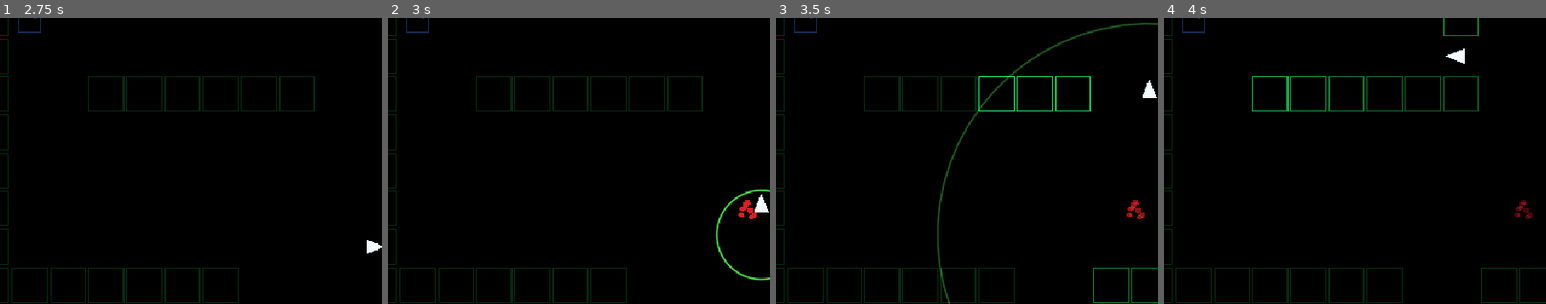
Above: before the commit, frames 1-4 (left to right).
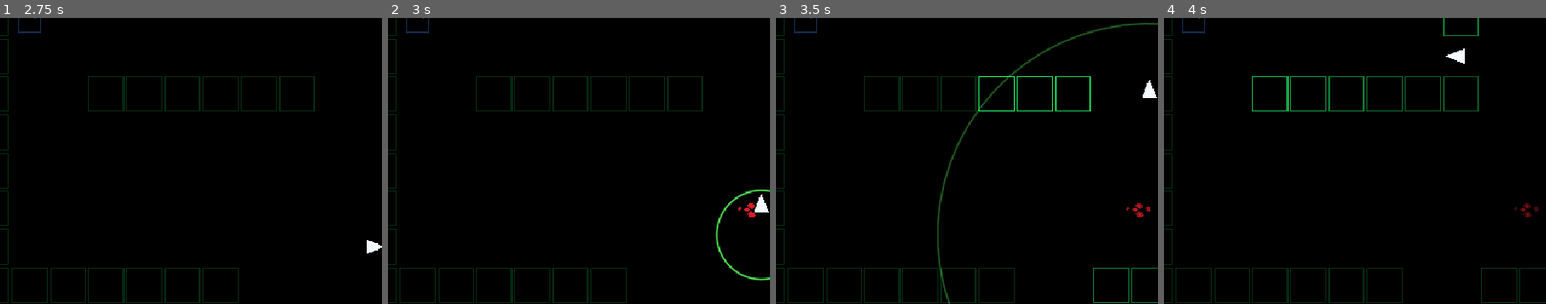
Above: after the commit, the same moments.

Repository: UnderstoodUseYourUsernameHere/Sonar
Game: Godot game, scene res://scenes/main.tscn
Same seed, same stepped clock (60 frames per second), same inputs: the game is played once before the commit and once after it.
Inputs (mouse positions are % of the whole screen's width and height, from its top left):
- Up to frame 1 (2.75 s): tap Enter at 0.5 s; move the mouse to (72, 45) at 0.52 s; hold Right (move_right) 0.53-1.28 s; tap Space (ping) at 0.6 s; click (72, 45) at 0.67 s; move the mouse to (30, 55) at 1.27 s; hold S (move_down) 1.28-2.03 s; tap Alt at 1.35 s; move the mouse to (60, 28) at 2.02 s; hold Right (move_right) from 2.03 s (still down); tap Shift at 2.1 s
- Up to frame 2 (3 s): tap R (restart) at 2.75 s; move the mouse to (45, 70) at 2.77 s; release Right (move_right) at 2.78 s; hold W (move_up) from 2.78 s (still down); tap Space (ping) at 2.85 s; click (45, 70) at 2.92 s
- Up to frame 3 (3.5 s): keep holding W (move_up)
- Up to frame 4 (4 s): move the mouse to (80, 65) at 3.52 s; release W (move_up) at 3.53 s; hold Left (move_left) from 3.53 s (still down); tap Alt at 3.6 s
The pictures show only the part of the screen within x 4-54%, y 50-100%; the shares and areas given below are measured in that part.

Frame 1 is identical in both runs. In frame 2, 0.1% of the frame differs, in the area x 91-97%, y 63-71%; in frame 3, 0.2%, in the area x 91-98%, y 63-71%; in frame 4, 0.2%.

Commit message:
Randomize monster shape on every sonar hit

Diff:
--- a/scripts/main.gd
+++ b/scripts/main.gd
@@ -29,6 +29,7 @@
 
 const MONSTER_COLOR: Color = Color(0.85, 0.12, 0.15, 1.0)
 const MONSTER_DOT_COUNT: int = 11
+const MONSTER_DOT_COUNT_VARIANCE: int = 3
 const MONSTER_CLUSTER_RADIUS: float = TILE_SIZE * 0.38
 const MONSTER_MOVE_TIME_PER_TILE: float = 0.22
 
@@ -149,15 +150,16 @@
 		return
 
 	map_is_valid = true
+	monster_rng.randomize()
+
 	player_draw_position = _cell_center(player_cell)
 	monster_draw_position = _cell_center(monster_cell)
-	_build_monster_shape()
-
 	card_draw_position = _cell_center(card_cell)
 	exit_draw_position = _cell_center(exit_cell)
 
+	_build_monster_shape()
 	_build_astar()
-	monster_rng.randomize()
+
 	monster_path.clear()
 	monster_roam_wait_remaining = 0.5
 
@@ -723,6 +725,7 @@
 	):
 		return
 
+	_build_monster_shape()
 	monster_snapshot_position = monster_draw_position
 	monster_snapshot_time = game_time
 
@@ -783,18 +786,20 @@
 		_draw_victory()
 
 func _build_monster_shape() -> void:
-	var rng: RandomNumberGenerator = RandomNumberGenerator.new()
-	rng.seed = 1337
-
 	monster_dot_offsets.clear()
 	monster_dot_sizes.clear()
 
-	for _dot_index in range(MONSTER_DOT_COUNT):
-		var angle: float = rng.randf_range(0.0, TAU)
-		var distance: float = rng.randf_range(0.0, MONSTER_CLUSTER_RADIUS)
+	var dot_count: int = MONSTER_DOT_COUNT + monster_rng.randi_range(
+		-MONSTER_DOT_COUNT_VARIANCE,
+		MONSTER_DOT_COUNT_VARIANCE
+	)
+
+	for _dot_index in range(dot_count):
+		var angle: float = monster_rng.randf_range(0.0, TAU)
+		var distance: float = monster_rng.randf_range(0.0, MONSTER_CLUSTER_RADIUS)
 
 		var dot_offset: Vector2 = Vector2.from_angle(angle) * distance
-		var dot_radius: float = rng.randf_range(1.5, 4.0)
+		var dot_radius: float = monster_rng.randf_range(1.5, 4.0)
 
 		monster_dot_offsets.append(dot_offset)
 		monster_dot_sizes.append(dot_radius)
